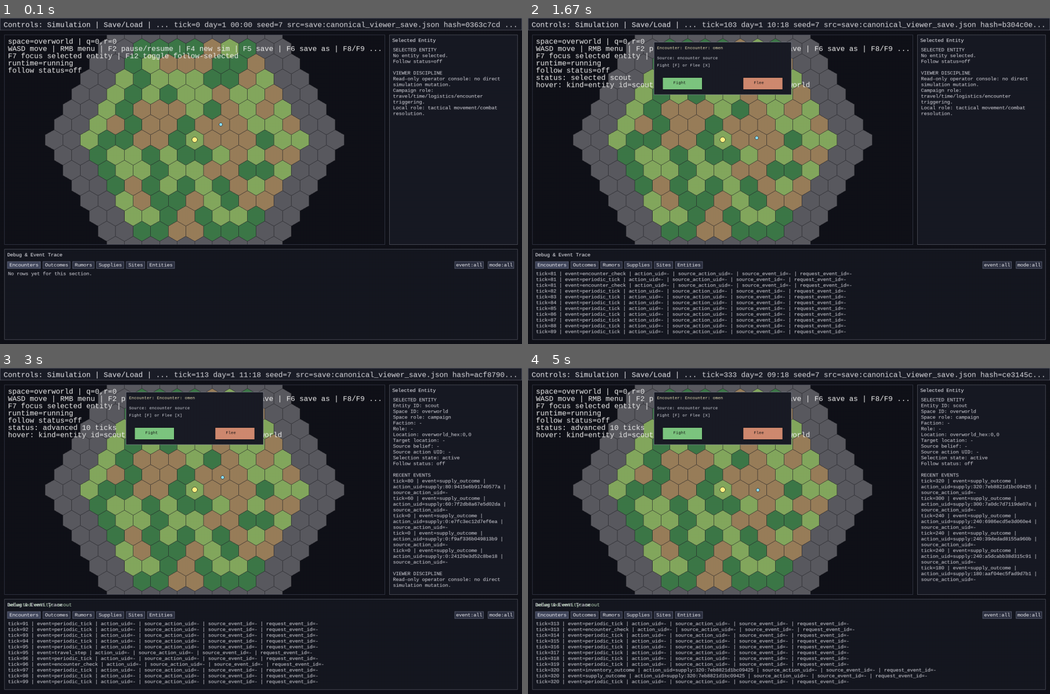
Above: before the commit, frames 1-4 (two rows, left to right).
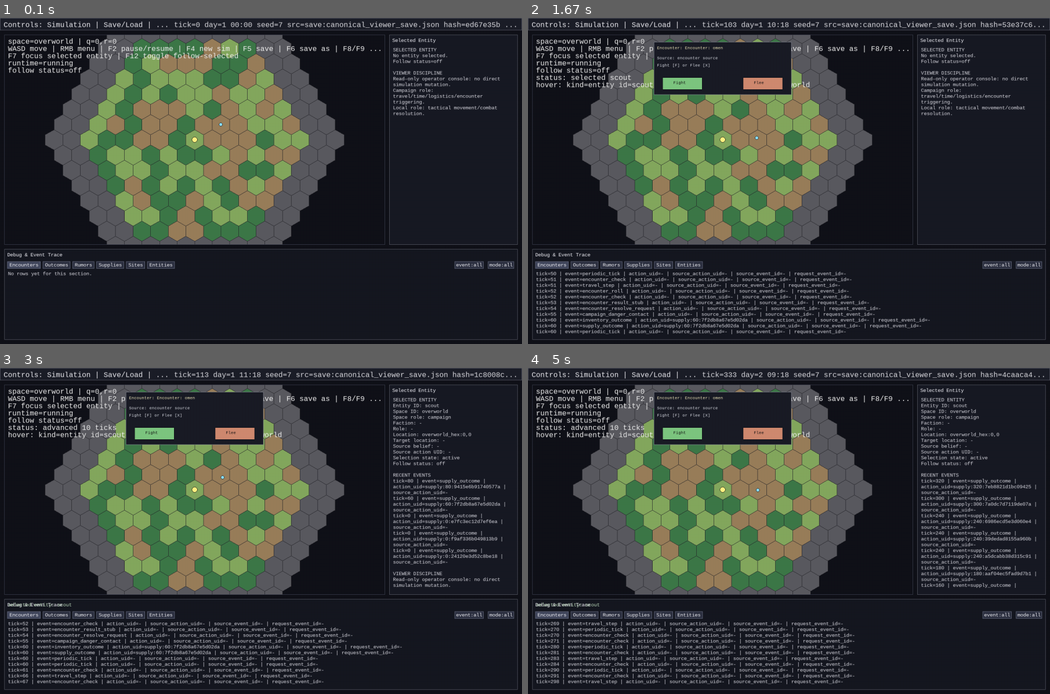
Above: after the commit, the same moments.

Repository: 7seasdotnet/Hexcrawler2
Game: pygame game, started from src/hexcrawler/__main__.py
Same seed, same stepped clock (60 frames per second), same inputs: the game is played once before the commit and once after it.
Inputs:
- Up to frame 1 (0.1 s): no input
- Up to frame 2 (1.67 s): tap 2 at 0.33 s; hold D 0.67-1.13 s; hold W 1.22-1.52 s; click "space=overworld | q=0,r=0" at 1.6 s
- Up to frame 3 (3 s): hold D 1.88-2.35 s; tap 1 at 2.03 s; hold A 2.38-2.92 s; hold S from 2.95 s (still down)
- Up to frame 4 (5 s): tap 2 at 3.1, 4.27 s; release S at 3.25 s; hold A 3.28-3.68 s; tap 1 at 3.43, 4.93 s; hold W 3.72-4.08 s; hold D 4.12-4.75 s; hold S from 4.78 s (still down)

The runs differ from the first frame. In frame 1, less than 0.1% of the frame differs, in the area x 89-96%, y 1-3%; in frame 2, 3.3%; in frame 3, 3.3%; in frame 4, 3.3%, in the area x 4-97%, y 1-97%.

Commit message:
Tighten core runtime profile and split soak audit composition

Diff:
--- a/src/hexcrawler/cli/play.py
+++ b/src/hexcrawler/cli/play.py
@@ -5,6 +5,7 @@
 from typing import Sequence
 
 from hexcrawler.cli.pygame_viewer import run_pygame_viewer
+from hexcrawler.cli.runtime_profiles import DEFAULT_RUNTIME_PROFILE, RUNTIME_PROFILE_CHOICES
 from hexcrawler.content.io import load_world_json, save_game_json
 from hexcrawler.sim.core import Simulation
 
@@ -19,6 +20,12 @@
     parser.add_argument("--load-save", default=DEFAULT_SAVE_PATH, help="Path to canonical save JSON to load at startup.")
     parser.add_argument("--map-path", default=DEFAULT_MAP_PATH, help="Map path used if canonical save must be created.")
     parser.add_argument("--headless", action="store_true", help="Run startup path in headless mode.")
+    parser.add_argument(
+        "--runtime-profile",
+        choices=RUNTIME_PROFILE_CHOICES,
+        default=DEFAULT_RUNTIME_PROFILE,
+        help="Runtime module composition profile for viewer startup.",
+    )
     return parser
 
 
@@ -37,7 +44,7 @@
     _ensure_save_exists(map_path=args.map_path, save_path=args.load_save, seed=args.seed)
     return run_pygame_viewer(
         map_path=args.map_path,
-        with_encounters=True,
+        runtime_profile=args.runtime_profile,
         headless=args.headless,
         load_save=args.load_save,
         save_path=args.load_save,
--- a/src/hexcrawler/cli/pygame_viewer.py
+++ b/src/hexcrawler/cli/pygame_viewer.py
@@ -12,8 +12,17 @@
 from pathlib import Path
 from typing import Any
 
-from hexcrawler.content.encounters import DEFAULT_ENCOUNTER_TABLE_PATH, load_encounter_table_json
 from hexcrawler.content.io import load_game_json, load_world_json, save_game_json
+from hexcrawler.cli.runtime_profiles import (
+    CORE_PLAYABLE,
+    DEFAULT_RUNTIME_PROFILE,
+    EXPERIMENTAL_WORLD,
+    RUNTIME_PROFILE_CHOICES,
+    SOAK_AUDIT,
+    RuntimeProfile,
+    configure_runtime_profile,
+    configure_non_encounter_viewer_modules,
+)
 from hexcrawler.sim.core import HEX_TOPOLOGY_TYPES, EntityState, SimCommand, Simulation
 from hexcrawler.sim.encounters import (
     ENCOUNTER_ACTION_OUTCOME_EVENT_TYPE,
@@ -21,32 +30,17 @@
     LIST_RUMORS_OUTCOME_KIND,
     SELECT_RUMORS_INTENT,
     SELECT_RUMORS_OUTCOME_KIND,
-    EncounterActionExecutionModule,
-    EncounterActionModule,
-    EncounterCheckModule,
-    LocalEncounterRequestModule,
     LocalEncounterInstanceModule,
-    EncounterSelectionModule,
-    RumorPipelineModule,
-    RumorDecayModule,
-    RumorQueryModule,
-    SiteEcologyModule,
-    SpawnMaterializationModule,
 )
-from hexcrawler.sim.groups import GroupMovementModule
 from hexcrawler.sim.campaign_danger import (
     ACCEPT_ENCOUNTER_OFFER_INTENT,
     FLEE_ENCOUNTER_OFFER_INTENT,
     CampaignDangerModule,
 )
 from hexcrawler.sim.hash import simulation_hash, world_hash
-from hexcrawler.sim.local_hostiles import LocalHostileBehaviorModule
-from hexcrawler.sim.combat import CombatExecutionModule
-from hexcrawler.sim.entity_stats import EntityStatsExecutionModule
-from hexcrawler.sim.exploration import EXPLORATION_OUTCOME_EVENT_TYPE, ExplorationExecutionModule
-from hexcrawler.sim.interactions import INTERACTION_OUTCOME_EVENT_TYPE, InteractionExecutionModule
-from hexcrawler.sim.signals import SignalPropagationModule
-from hexcrawler.sim.supplies import SUPPLY_OUTCOME_EVENT_TYPE, SupplyConsumptionModule
+from hexcrawler.sim.exploration import EXPLORATION_OUTCOME_EVENT_TYPE
+from hexcrawler.sim.interactions import INTERACTION_OUTCOME_EVENT_TYPE
+from hexcrawler.sim.supplies import SUPPLY_OUTCOME_EVENT_TYPE
 from hexcrawler.sim.location import OVERWORLD_HEX_TOPOLOGY, SQUARE_GRID_TOPOLOGY
 from hexcrawler.sim.movement import (
     axial_to_world_xy,
@@ -2512,9 +2506,10 @@
         help="Path to world map JSON template.",
     )
     parser.add_argument(
-        "--with-encounters",
-        action="store_true",
-        help="Enable encounter module registration for encounter debug data.",
+        "--runtime-profile",
+        choices=RUNTIME_PROFILE_CHOICES,
+        default=DEFAULT_RUNTIME_PROFILE,
+        help="Runtime module composition profile.",
     )
     parser.add_argument(
         "--headless",
@@ -2564,90 +2559,57 @@
 
 
 
-def _register_supply_module(sim: Simulation) -> None:
-    if sim.get_rule_module(SupplyConsumptionModule.name) is not None:
+def _resolve_runtime_profile(
+    *,
+    runtime_profile: RuntimeProfile,
+    with_encounters: bool | None,
+) -> RuntimeProfile:
+    if with_encounters is None:
+        return runtime_profile
+    return EXPERIMENTAL_WORLD if with_encounters else CORE_PLAYABLE
+
+
+def _configure_simulation_modules(
+    sim: Simulation,
+    *,
+    runtime_profile: RuntimeProfile,
+    with_encounters: bool | None,
+) -> None:
+    if with_encounters is None:
+        configure_runtime_profile(sim, runtime_profile)
         return
-    sim.register_rule_module(SupplyConsumptionModule())
-
-
-
-
-def _register_combat_module(sim: Simulation) -> None:
-    if sim.get_rule_module(CombatExecutionModule.name) is not None:
+    if with_encounters:
+        configure_runtime_profile(sim, EXPERIMENTAL_WORLD)
         return
-    sim.register_rule_module(CombatExecutionModule())
-
-def _register_entity_stats_module(sim: Simulation) -> None:
-    if sim.get_rule_module(EntityStatsExecutionModule.name) is not None:
-        return
-    sim.register_rule_module(EntityStatsExecutionModule())
-
-def _register_exploration_module(sim: Simulation) -> None:
-    if sim.get_rule_module(ExplorationExecutionModule.name) is not None:
-        return
-    sim.register_rule_module(ExplorationExecutionModule())
-
-
-def _register_interaction_module(sim: Simulation) -> None:
-    if sim.get_rule_module(InteractionExecutionModule.name) is not None:
-        return
-    sim.register_rule_module(InteractionExecutionModule())
-
-
-def _register_signal_module(sim: Simulation) -> None:
-    if sim.get_rule_module(SignalPropagationModule.name) is not None:
-        return
-    sim.register_rule_module(SignalPropagationModule())
-
-
-def _register_encounter_modules(sim: Simulation) -> None:
-    if sim.get_rule_module(EncounterCheckModule.name) is not None:
-        return
-    sim.register_rule_module(EncounterCheckModule())
-    sim.register_rule_module(EncounterSelectionModule(load_encounter_table_json(DEFAULT_ENCOUNTER_TABLE_PATH)))
-    sim.register_rule_module(EncounterActionModule())
-    sim.register_rule_module(EncounterActionExecutionModule())
-    sim.register_rule_module(LocalEncounterRequestModule())
-    sim.register_rule_module(LocalEncounterInstanceModule())
-    sim.register_rule_module(LocalHostileBehaviorModule())
-    sim.register_rule_module(CampaignDangerModule())
-    sim.register_rule_module(SiteEcologyModule())
-    sim.register_rule_module(RumorPipelineModule())
-    sim.register_rule_module(RumorDecayModule())
-    sim.register_rule_module(RumorQueryModule())
-    sim.register_rule_module(SpawnMaterializationModule())
-    sim.register_rule_module(GroupMovementModule())
-
-
-def _build_viewer_simulation(map_path: str, *, with_encounters: bool, seed: int = 7) -> Simulation:
+    configure_non_encounter_viewer_modules(sim)
+
+
+def _build_viewer_simulation(
+    map_path: str,
+    *,
+    runtime_profile: RuntimeProfile = DEFAULT_RUNTIME_PROFILE,
+    with_encounters: bool | None = None,
+    seed: int = 7,
+) -> Simulation:
     world = load_world_json(map_path)
     sim = Simulation(world=world, seed=seed)
-    if with_encounters:
-        _register_encounter_modules(sim)
     sim.add_entity(EntityState.from_hex(entity_id=PLAYER_ID, hex_coord=HexCoord(0, 0), speed_per_tick=0.22))
-    _register_exploration_module(sim)
-    _register_interaction_module(sim)
-    _register_signal_module(sim)
-    _register_entity_stats_module(sim)
-    _register_combat_module(sim)
-    _register_supply_module(sim)
+    resolved_profile = _resolve_runtime_profile(runtime_profile=runtime_profile, with_encounters=with_encounters)
+    _configure_simulation_modules(sim, runtime_profile=resolved_profile, with_encounters=with_encounters)
     return sim
 
 
-def _load_viewer_simulation(save_path: str, *, with_encounters: bool) -> Simulation:
+def _load_viewer_simulation(
+    save_path: str,
+    *,
+    runtime_profile: RuntimeProfile = DEFAULT_RUNTIME_PROFILE,
+    with_encounters: bool | None = None,
+) -> Simulation:
     _, sim = load_game_json(save_path)
-    should_enable_encounters = with_encounters or EncounterCheckModule.name in sim.state.rules_state
-    if should_enable_encounters:
-        _register_encounter_modules(sim)
     if PLAYER_ID not in sim.state.entities:
         sim.add_entity(EntityState.from_hex(entity_id=PLAYER_ID, hex_coord=HexCoord(0, 0), speed_per_tick=0.22))
-    _register_exploration_module(sim)
-    _register_interaction_module(sim)
-    _register_signal_module(sim)
-    _register_entity_stats_module(sim)
-    _register_combat_module(sim)
-    if SupplyConsumptionModule.name in sim.state.rules_state or PLAYER_ID in sim.state.entities:
-        _register_supply_module(sim)
+    resolved_profile = _resolve_runtime_profile(runtime_profile=runtime_profile, with_encounters=with_encounters)
+    _configure_simulation_modules(sim, runtime_profile=resolved_profile, with_encounters=with_encounters)
     print(
         "[hexcrawler.viewer] loaded "
         f"path={save_path} tick={sim.state.tick} "
@@ -2673,7 +2635,8 @@
 def run_pygame_viewer(
     map_path: str = "content/examples/viewer_map.json",
     *,
-    with_encounters: bool = False,
+    runtime_profile: RuntimeProfile = DEFAULT_RUNTIME_PROFILE,
+    with_encounters: bool | None = None,
     headless: bool = False,
     load_save: str | None = None,
     save_path: str = "saves/session_save.json",
@@ -2695,10 +2658,13 @@
         )
         return 1
 
+    resolved_profile = _resolve_runtime_profile(runtime_profile=runtime_profile, with_encounters=with_encounters)
+    print(f"[hexcrawler.viewer] runtime_profile={resolved_profile}")
+
     try:
-        sim = _load_viewer_simulation(load_save, with_encounters=with_encounters) if load_save else _build_viewer_simulation(
+        sim = _load_viewer_simulation(load_save, runtime_profile=resolved_profile) if load_save else _build_viewer_simulation(
             map_path,
-            with_encounters=with_encounters,
+            runtime_profile=resolved_profile,
         )
     except Exception as exc:
         print(f"[hexcrawler.viewer] failed to initialize simulation: {exc}", file=sys.stderr)
@@ -2708,7 +2674,7 @@
     runtime_state = ViewerRuntimeState(
         sim=sim,
         map_path=map_path,
-        with_encounters=with_encounters,
+        with_encounters=(resolved_profile != CORE_PLAYABLE) if with_encounters is None else with_encounters,
         current_save_path=load_save or save_path,
         last_loaded_identity=f"save:{Path(load_save).name}" if load_save else f"map:{Path(map_path).name}",
     )
@@ -3284,7 +3250,7 @@
     raise SystemExit(
         run_pygame_viewer(
             map_path=args.map_path,
-            with_encounters=args.with_encounters,
+            runtime_profile=args.runtime_profile,
             headless=headless,
             load_save=args.load_save,
             save_path=args.save_path,
--- /dev/null
+++ b/src/hexcrawler/cli/runtime_profiles.py
@@ -0,0 +1,144 @@
+from __future__ import annotations
+
+from typing import Final, Literal
+
+from hexcrawler.content.encounters import DEFAULT_ENCOUNTER_TABLE_PATH, load_encounter_table_json
+from hexcrawler.sim.campaign_danger import CampaignDangerModule
+from hexcrawler.sim.combat import CombatExecutionModule
+from hexcrawler.sim.core import Simulation
+from hexcrawler.sim.encounters import (
+    EncounterActionExecutionModule,
+    EncounterActionModule,
+    EncounterCheckModule,
+    EncounterSelectionModule,
+    LocalEncounterInstanceModule,
+    LocalEncounterRequestModule,
+    RumorDecayModule,
+    RumorPipelineModule,
+    RumorQueryModule,
+    SiteEcologyModule,
+    SpawnMaterializationModule,
+)
+from hexcrawler.sim.entity_stats import EntityStatsExecutionModule
+from hexcrawler.sim.exploration import ExplorationExecutionModule
+from hexcrawler.sim.groups import GroupMovementModule
+from hexcrawler.sim.interactions import InteractionExecutionModule
+from hexcrawler.sim.local_hostiles import LocalHostileBehaviorModule
+from hexcrawler.sim.signals import SignalPropagationModule
+from hexcrawler.sim.supplies import SupplyConsumptionModule
+
+RuntimeProfile = Literal["core_playable", "experimental_world", "soak_audit"]
+
+CORE_PLAYABLE: Final[RuntimeProfile] = "core_playable"
+EXPERIMENTAL_WORLD: Final[RuntimeProfile] = "experimental_world"
+SOAK_AUDIT: Final[RuntimeProfile] = "soak_audit"
+DEFAULT_RUNTIME_PROFILE: Final[RuntimeProfile] = CORE_PLAYABLE
+RUNTIME_PROFILE_CHOICES: Final[tuple[RuntimeProfile, ...]] = (
+    CORE_PLAYABLE,
+    EXPERIMENTAL_WORLD,
+    SOAK_AUDIT,
+)
+
+_CORE_PLAYABLE_MODULE_NAMES: Final[tuple[str, ...]] = (
+    EncounterCheckModule.name,
+    EncounterSelectionModule.name,
+    EncounterActionModule.name,
+    EncounterActionExecutionModule.name,
+    LocalEncounterRequestModule.name,
+    LocalEncounterInstanceModule.name,
+    LocalHostileBehaviorModule.name,
+    CampaignDangerModule.name,
+    SpawnMaterializationModule.name,
+    GroupMovementModule.name,
+    ExplorationExecutionModule.name,
+    EntityStatsExecutionModule.name,
+    CombatExecutionModule.name,
+    SupplyConsumptionModule.name,
+)
+
+_EXPERIMENTAL_EXTRA_MODULE_NAMES: Final[tuple[str, ...]] = (
+    InteractionExecutionModule.name,
+    SignalPropagationModule.name,
+    SiteEcologyModule.name,
+    RumorPipelineModule.name,
+    RumorDecayModule.name,
+    RumorQueryModule.name,
+)
+
+_SOAK_AUDIT_EXTRA_MODULE_NAMES: Final[tuple[str, ...]] = (
+    SignalPropagationModule.name,
+    RumorQueryModule.name,
+)
+
+
+def _register(sim: Simulation, module: object) -> None:
+    name = getattr(module, "name", None)
+    if not isinstance(name, str) or not name:
+        raise TypeError("rule module must expose non-empty name")
+    if sim.get_rule_module(name) is not None:
+        return
+    sim.register_rule_module(module)
+
+
+def _register_core_playable_modules(sim: Simulation) -> None:
+    _register(sim, EncounterCheckModule())
+    _register(sim, EncounterSelectionModule(load_encounter_table_json(DEFAULT_ENCOUNTER_TABLE_PATH)))
+    _register(sim, EncounterActionModule())
+    _register(sim, EncounterActionExecutionModule())
+    _register(sim, LocalEncounterRequestModule())
+    _register(sim, LocalEncounterInstanceModule())
+    _register(sim, LocalHostileBehaviorModule())
+    _register(sim, CampaignDangerModule())
+    _register(sim, SpawnMaterializationModule())
+    _register(sim, GroupMovementModule())
+    _register(sim, ExplorationExecutionModule())
+    _register(sim, EntityStatsExecutionModule())
+    _register(sim, CombatExecutionModule())
+    _register(sim, SupplyConsumptionModule())
+
+
+def _register_experimental_world_modules(sim: Simulation) -> None:
+    _register_core_playable_modules(sim)
+    _register(sim, InteractionExecutionModule())
+    _register(sim, SignalPropagationModule())
+    _register(sim, SiteEcologyModule())
+    _register(sim, RumorPipelineModule())
+    _register(sim, RumorDecayModule())
+    _register(sim, RumorQueryModule())
+
+
+def _register_soak_audit_modules(sim: Simulation) -> None:
+    _register_core_playable_modules(sim)
+    _register(sim, SignalPropagationModule())
+    _register(sim, RumorQueryModule())
+
+
+def configure_runtime_profile(sim: Simulation, profile: RuntimeProfile) -> None:
+    if profile == CORE_PLAYABLE:
+        _register_core_playable_modules(sim)
+        return
+    if profile == EXPERIMENTAL_WORLD:
+        _register_experimental_world_modules(sim)
+        return
+    if profile == SOAK_AUDIT:
+        _register_soak_audit_modules(sim)
+        return
+    raise ValueError(f"unsupported runtime profile: {profile}")
+
+
+def module_names_for_profile(profile: RuntimeProfile) -> tuple[str, ...]:
+    by_profile: dict[RuntimeProfile, tuple[str, ...]] = {
+        CORE_PLAYABLE: _CORE_PLAYABLE_MODULE_NAMES,
+        EXPERIMENTAL_WORLD: _CORE_PLAYABLE_MODULE_NAMES + _EXPERIMENTAL_EXTRA_MODULE_NAMES,
+        SOAK_AUDIT: _CORE_PLAYABLE_MODULE_NAMES + _SOAK_AUDIT_EXTRA_MODULE_NAMES,
+    }
+    return by_profile[profile]
+
+
+def configure_non_encounter_viewer_modules(sim: Simulation) -> None:
+    _register(sim, ExplorationExecutionModule())
+    _register(sim, InteractionExecutionModule())
+    _register(sim, SignalPropagationModule())
+    _register(sim, EntityStatsExecutionModule())
+    _register(sim, CombatExecutionModule())
+    _register(sim, SupplyConsumptionModule())
--- a/tests/test_play_launcher.py
+++ b/tests/test_play_launcher.py
@@ -1,13 +1,14 @@
 from pathlib import Path
 
 from hexcrawler.cli.play import DEFAULT_SAVE_PATH, main
+from hexcrawler.cli.runtime_profiles import DEFAULT_RUNTIME_PROFILE
 
 
 def test_play_launcher_creates_default_save_when_missing(tmp_path: Path, monkeypatch) -> None:
     save_path = tmp_path / "canonical.json"
 
     def fake_run(**kwargs):
-        assert kwargs["with_encounters"] is True
+        assert kwargs["runtime_profile"] == DEFAULT_RUNTIME_PROFILE
         assert kwargs["load_save"] == str(save_path)
         assert kwargs["save_path"] == str(save_path)
         return 0
@@ -35,3 +36,20 @@
     assert result == 0
     assert captured["load_save"] == DEFAULT_SAVE_PATH
     assert captured["save_path"] == DEFAULT_SAVE_PATH
+    assert captured["runtime_profile"] == DEFAULT_RUNTIME_PROFILE
+
+
+def test_play_launcher_runtime_profile_override(monkeypatch) -> None:
+    captured = {}
+
+    def fake_run(**kwargs):
+        captured.update(kwargs)
+        return 0
+
+    monkeypatch.setattr("hexcrawler.cli.play.run_pygame_viewer", fake_run)
+    monkeypatch.setattr("hexcrawler.cli.play._ensure_save_exists", lambda **_: None)
+
+    result = main(["--headless", "--runtime-profile", "experimental_world"])
+
+    assert result == 0
+    assert captured["runtime_profile"] == "experimental_world"
--- a/tests/test_pygame_viewer_cli.py
+++ b/tests/test_pygame_viewer_cli.py
@@ -69,21 +69,21 @@
 )
 
 
-def test_viewer_parser_with_encounters_flag_defaults_to_disabled() -> None:
+def test_viewer_parser_runtime_profile_defaults_to_core_playable() -> None:
     parser = _build_parser()
     args = parser.parse_args([])
 
-    assert args.with_encounters is False
+    assert args.runtime_profile == "core_playable"
     assert args.map_path == "content/examples/viewer_map.json"
     assert args.save_path == "saves/session_save.json"
     assert args.load_save is None
 
 
-def test_viewer_parser_with_encounters_flag_can_be_enabled() -> None:
+def test_viewer_parser_runtime_profile_can_be_selected() -> None:
     parser = _build_parser()
-    args = parser.parse_args(["--with-encounters", "--save-path", "saves/dev.json", "--load-save", "saves/dev.json"])
-
-    assert args.with_encounters is True
+    args = parser.parse_args(["--runtime-profile", "experimental_world", "--save-path", "saves/dev.json", "--load-save", "saves/dev.json"])
+
+    assert args.runtime_profile == "experimental_world"
     assert args.save_path == "saves/dev.json"
     assert args.load_save == "saves/dev.json"
 
--- /dev/null
+++ b/tests/test_runtime_profiles.py
@@ -0,0 +1,55 @@
+from pathlib import Path
+
+from hexcrawler.cli.runtime_profiles import CORE_PLAYABLE, EXPERIMENTAL_WORLD, SOAK_AUDIT, module_names_for_profile
+from hexcrawler.cli.pygame_viewer import _build_viewer_simulation, _load_viewer_simulation, _save_viewer_simulation
+
+
+def test_core_playable_profile_excludes_quarantined_modules() -> None:
+    sim = _build_viewer_simulation("content/examples/basic_map.json", runtime_profile=CORE_PLAYABLE)
+
+    assert sim.get_rule_module("site_ecology") is None
+    assert sim.get_rule_module("rumor_pipeline") is None
+    assert sim.get_rule_module("rumor_decay") is None
+    assert sim.get_rule_module("rumor_query") is None
+    assert sim.get_rule_module("interaction_execution") is None
+    assert sim.get_rule_module("signal_propagation") is None
+
+
+def test_experimental_world_profile_includes_quarantined_modules() -> None:
+    sim = _build_viewer_simulation("content/examples/basic_map.json", runtime_profile=EXPERIMENTAL_WORLD)
+
+    assert sim.get_rule_module("site_ecology") is not None
+    assert sim.get_rule_module("rumor_pipeline") is not None
+    assert sim.get_rule_module("rumor_decay") is not None
+    assert sim.get_rule_module("rumor_query") is not None
+
+
+def test_soak_audit_profile_is_selectable() -> None:
+    sim = _build_viewer_simulation("content/examples/basic_map.json", runtime_profile=SOAK_AUDIT)
+
+    for module_name in module_names_for_profile(SOAK_AUDIT):
+        assert sim.get_rule_module(module_name) is not None
+
+
+def test_load_path_registers_core_playable_profile(tmp_path: Path) -> None:
+    sim = _build_viewer_simulation("content/examples/basic_map.json", runtime_profile=CORE_PLAYABLE, seed=21)
+    save_path = tmp_path / "profile_save.json"
+    _save_viewer_simulation(sim, str(save_path))
+
+    loaded = _load_viewer_simulation(str(save_path), runtime_profile=CORE_PLAYABLE)
+
+    assert loaded.get_rule_module("encounter_check") is not None
+    assert loaded.get_rule_module("site_ecology") is None
+
+
+def test_soak_audit_is_distinct_from_experimental_world() -> None:
+    soak_modules = set(module_names_for_profile(SOAK_AUDIT))
+    experimental_modules = set(module_names_for_profile(EXPERIMENTAL_WORLD))
+
+    assert soak_modules < experimental_modules
+    assert "site_ecology" not in soak_modules
+    assert "rumor_pipeline" not in soak_modules
+    assert "rumor_decay" not in soak_modules
+    assert "interaction_execution" not in soak_modules
+    assert "signal_propagation" in soak_modules
+    assert "rumor_query" in soak_modules
Not shown, changed: AGENTS.md
Not shown, changed: docs/ARCHITECTURE.md
Not shown, changed: docs/STATUS.md
